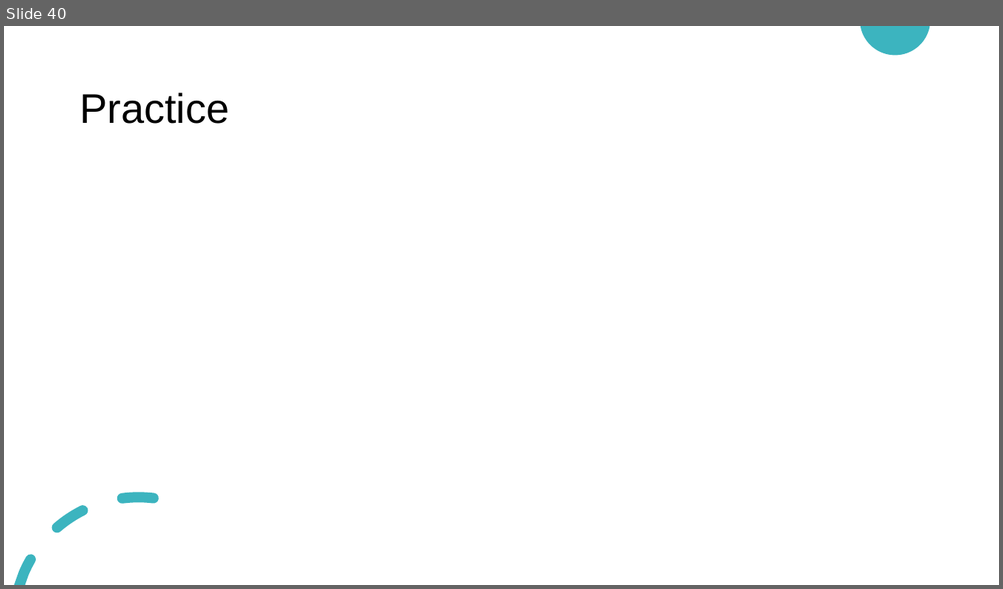
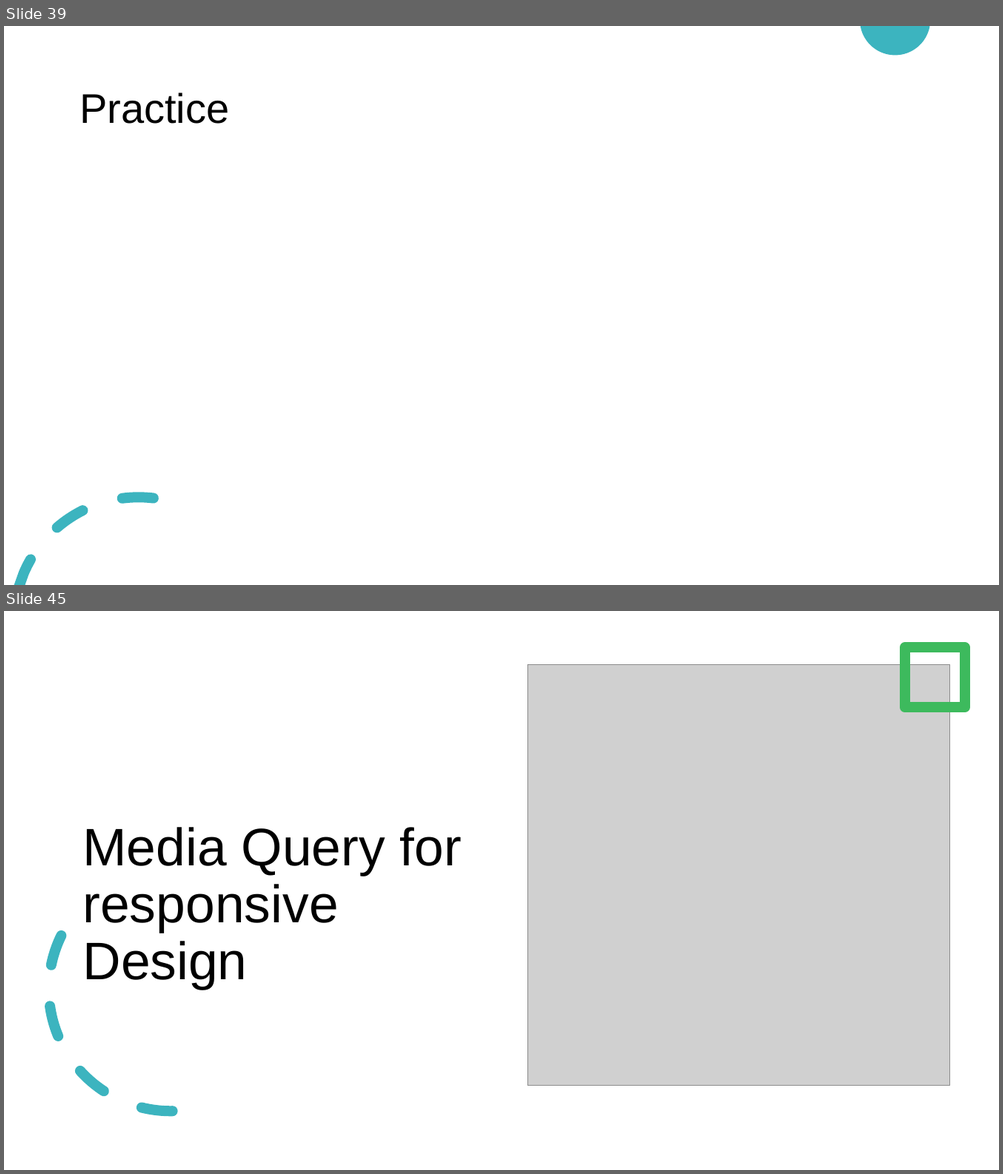
Before and after one commit to HanaZRasheed/HTU-Website-Fall2021, a slide deck: Website Design and Development.pptx. Shown one above the other, each under a label of ours: slide 40 before the commit, slides 39 and 45 after it; the slides between them are not shown. The pictures are 1003x589 and 1003x1174 pixels, drawn with LibreOffice and Linux fonts; fonts in the diff are those of the drawing; grey boxes stand for pictures. Boxes give left, top, right and bottom in pixels: in the first picture for what was removed or moved away, otherwise in the second. Text is boxed around its words. In the diff, an @@ line names an element or a change of style, - is before the commit and + after.

```diff
--- a/Website Design and Development.pptx
+++ b/Website Design and Development.pptx
@@ slide 45 added at (x1=4, y1=611, x2=999, y2=1170), background #FFFFFF; not listed: 2 template elements that a slide beside it also shows @@
@@ rectangle added at (x1=4, y1=611, x2=999, y2=1170), fill #FFFFFF @@
@@ freeform shape added at (x1=836, y1=611, x2=929, y2=649), fill #3CB4BF @@
@@ rectangle added at (x1=905, y1=647, x2=965, y2=707), outline #3DBA5D 10 pt @@
@@ picture added at (x1=528, y1=665, x2=949, y2=1086) @@
@@ title added at (x1=83, y1=827, x2=461, y2=990), 51 pt, text #000000 @@
+Media Query for responsive Design
@@ arc (boxed as its full ellipse) added at (x1=42, y1=861, x2=299, y2=1118), outline #3CB4BF 10 pt dashed @@
@@ what was slide 40 is now slide 39 @@
```
Also in this commit, not shown: 36 other slides added, 2 slides removed, 1 other file.
